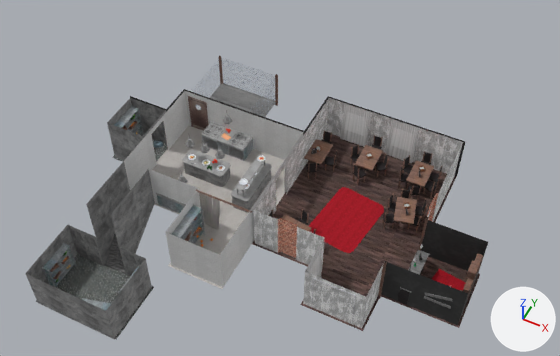
Renders of the glTF model act 1 object/prolog/mesh.glb from each side of a commit.
Camera for both pictures: a 50 mm camera at (6.63, -15.83, 20.76) aimed at (-1.6, 0.63, 0.18). Arrows for +X, +Y and +Z are at lower right; the lights stay in place. The picture after the commit comes second. Where no turn or scale is listed for an object, it has been applied to the vertices. Vertices at exactly the same position are counted once.

In view in the first picture: 'basement decor', 'floor', 'food room decor 1', 'food room decor 2', 'player room decor', 'room decor 1', 'room decor 2', 'stoves', 'street decor', 'table for food', 'walls', 'windows' and 3 more.
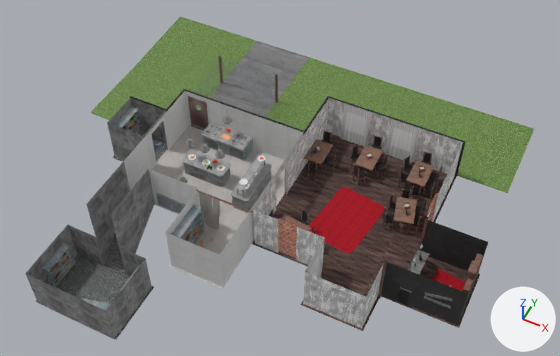
What differs and where, as boxes (x1, y1, x2, y2) in the pictures (560 x 356 px; the box of a moved part takes in the faces that stretch with it):
'floor', reshaped (12% wider, 26% taller)
    before: (36, 83, 480, 339)
    after: (36, 16, 534, 339)
part 1 of me_cube_005_008, added (green)
    after: (90, 16, 534, 193)
part 2 of me_cube_005_008, moved or reshaped
    before: (189, 83, 339, 217)
    after: (189, 92, 339, 217)

The change in detail:
Picture 'grass' (img_grass) is new.
Material 'grass' (mat_grass) is new.
Its texture is img_grass.
me_cube_005_008 is used by ob_floor; location (-2.46, -2.19, 0.17).
Verts and faces of me_cube_005_008; kept vertices keep their numbers, new ones are numbered from 38.
Before the commit, vertices of me_cube_005_008: 6 (1.26, 5.87, -0.14), 11 (1.26, 2.11, -0.14) at pixel (281, 198), 12 (3.74, 2.11, -0.14) at pixel (346, 223), 17 (-0.75, -0.11, -0.14), 19 (-3.59, 3.87, -0.14).
Before the commit, vertices of me_cube_005_008: 20 (-0.75, 3.87, -0.14), 21 (-0.75, 3.87, -0.14), 22 (1.26, 3.87, -0.14) at pixel (303, 165), 36 (-3.59, 6.5, -0.14) at pixel (222, 82), 37 (-1.12, 6.5, -0.14) at pixel (276, 101).
me_cube_005_008 had 38 vertices, 28 faces and spanned x -5.15..8.42, y -4.44..6.5, z -1.77..-0.14.
me_cube_005_008 now has 55 vertices, 40 faces and spans x -7.39..8.42, y -4.44..9.5, z -1.77..-0.13.
me_cube_005_008 part 1: a new loose piece of 16 vertices spanning x -7.39..8.3, y 2.68..9.5, z -0.14..-0.13.
Part 2, on me_cube_005_008:
Faces deleted: (6, 11, 12), (17, 20, 19), (17, 22, 21).
Vertex 36 moves to (-3.59, 5.87, -0.14), pixel (214, 91).
Vertex 37 moves to (-1.12, 5.87, -0.14), pixel (269, 111).
New vertex 38 is at (1.26, 2.11, -0.14), pixel (281, 198).
New faces: (6, 38, 12) (mat_floor_room_001).
New faces: (17, 21, 19), (17, 22, 20) (mat_floor_kitchen_001).
me_cube_005_008 gains material mat_grass (picture img_grass).
